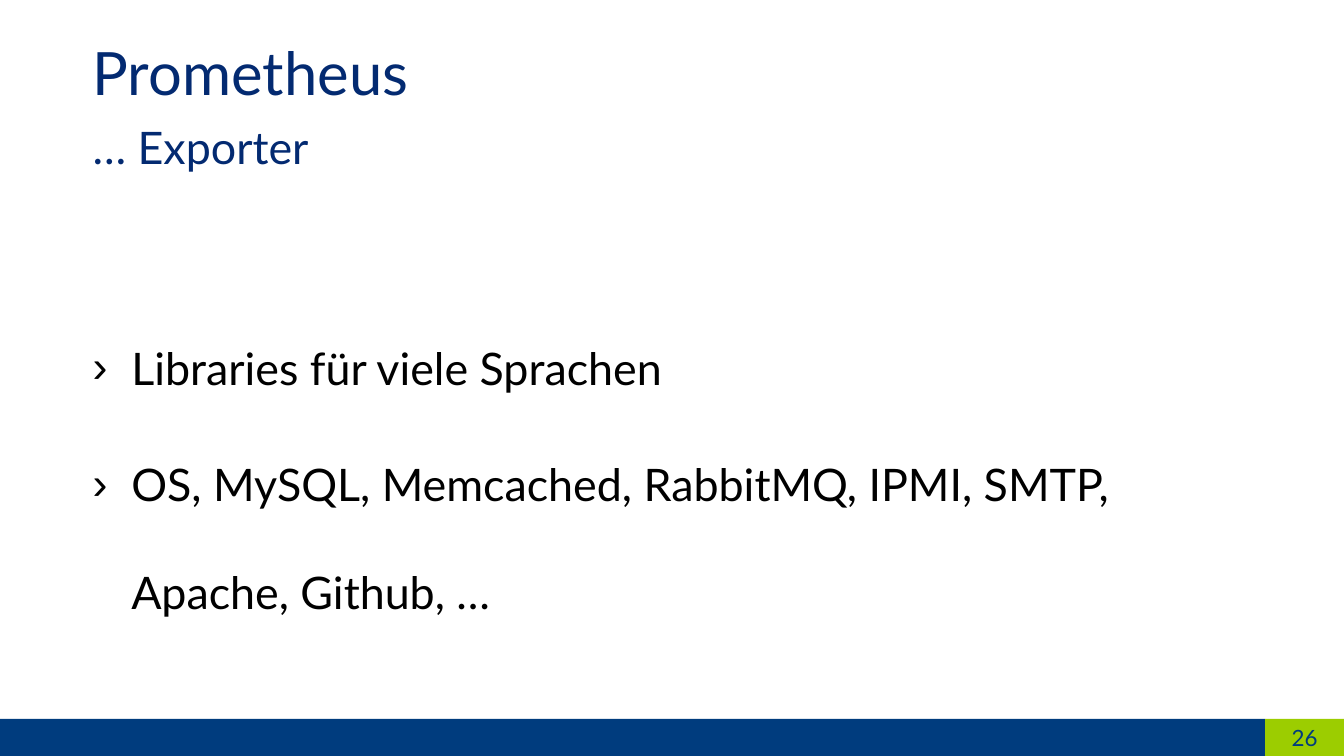
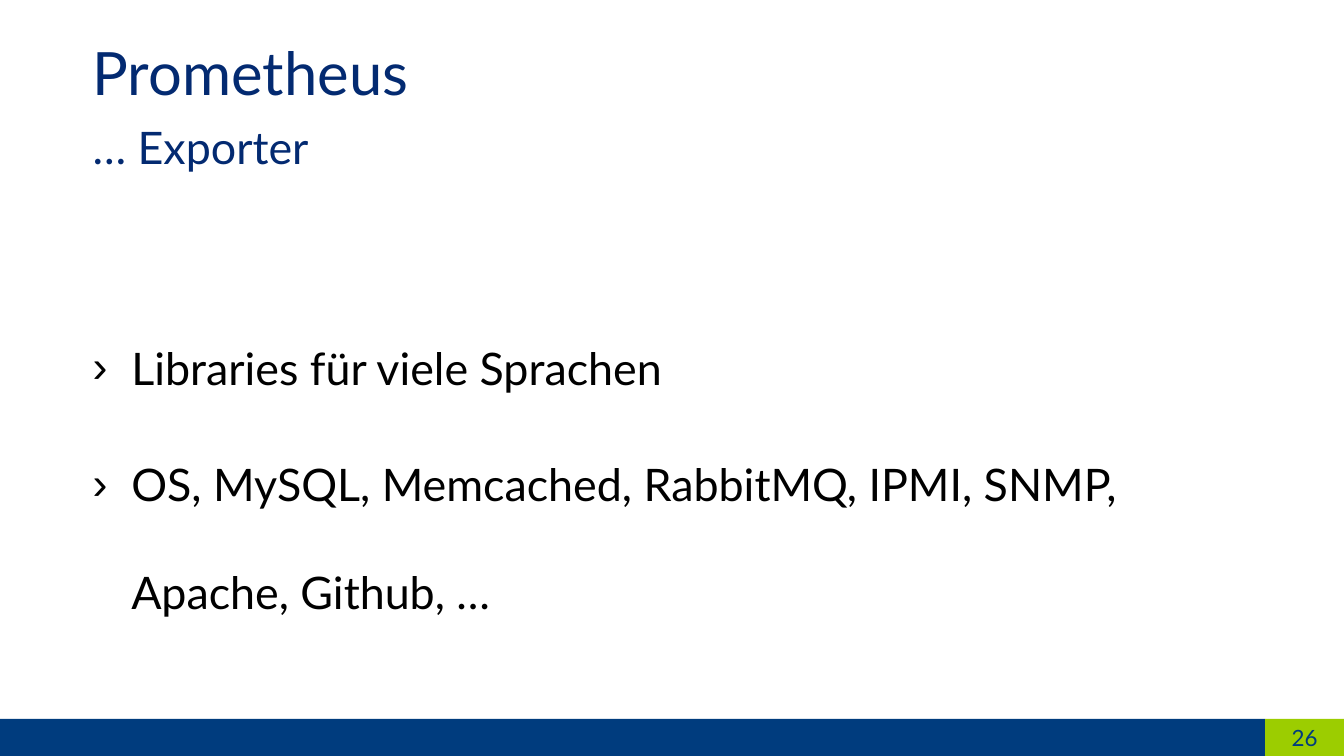
Before and after one commit to hikhvar/prometheus-kubernetes-demo, a slide deck: slide 26 of slides/slides.potx. Drawn at 1344x756 pixels with LibreOffice and Linux fonts; fonts in the diff are those of the drawing. Boxes give left, top, right and bottom in pixels: in the first picture for what was removed or moved away, otherwise in the second. Text is boxed around its words. In the diff, an @@ line names an element or a change of style, - is before the commit and + after.

```diff
--- a/slides/slides.potx
+++ b/slides/slides.potx
@@ text at (131, 468, 1117, 617): text changed @@
-› OS, MySQL, Memcached, RabbitMQ, IPMI, SMTP, Apache, Github, …
+› OS, MySQL, Memcached, RabbitMQ, IPMI, SNMP, Apache, Github, …
```
Also in this commit, not shown: 9 other slides changed, 1 other file.
